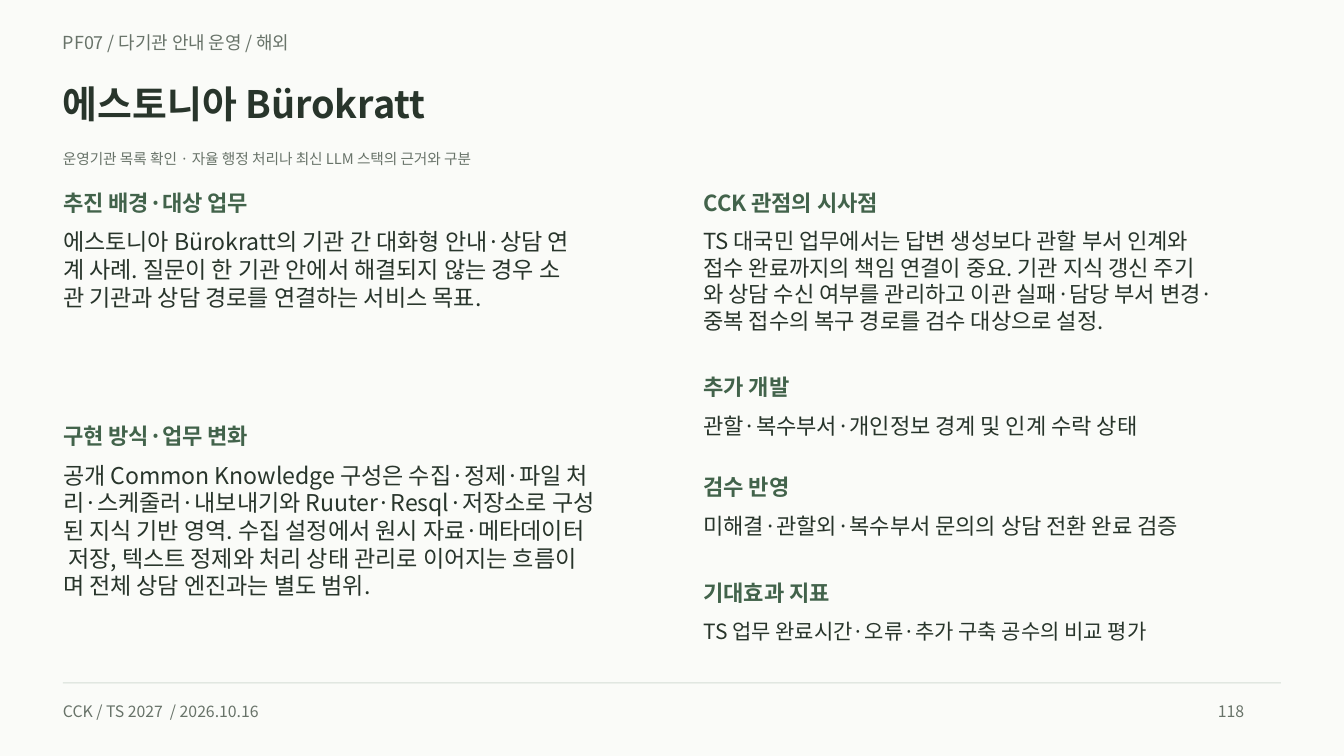
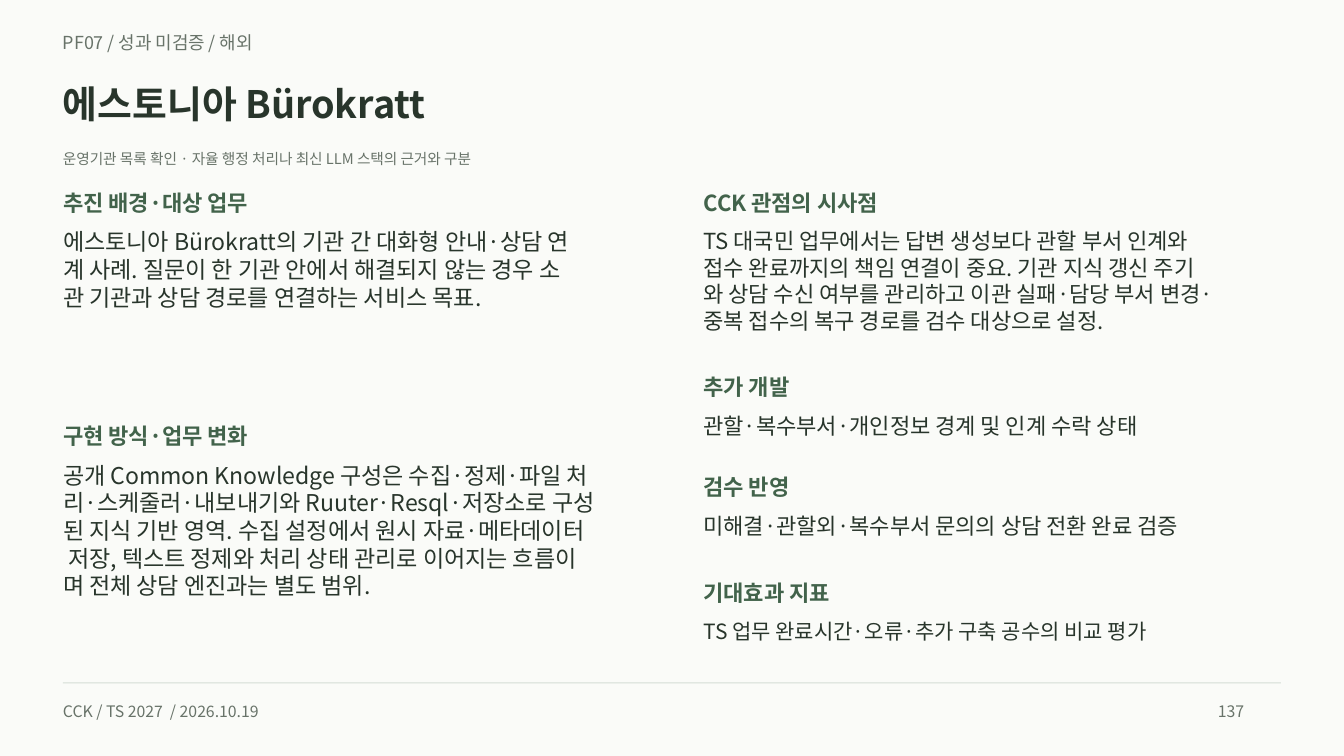
Before and after one commit to heen1987-ops/TS-business-Plan-001, a slide deck: slide 137 of public/downloads/ts-platform-casebook.pptx (slide 118 before the commit). Drawn at 1344x756 pixels with LibreOffice and Linux fonts; fonts in the diff are those of the drawing. Boxes give left, top, right and bottom in pixels: in the first picture for what was removed or moved away, otherwise in the second. Text is boxed around its words. In the diff, an @@ line names an element or a change of style, - is before the commit and + after.

```diff
--- a/public/downloads/ts-platform-casebook.pptx
+++ b/public/downloads/ts-platform-casebook.pptx
@@ text at bbox=[63, 34, 253, 51]: text changed @@
-PF07 / 다기관 안내 운영 / 해외
+PF07 / 성과 미검증 / 해외
@@ text at bbox=[63, 705, 259, 717]: text changed @@
-CCK / TS 2027 / 2026.10.16
+CCK / TS 2027 / 2026.10.19
@@ text at bbox=[1218, 705, 1244, 717]: text changed @@
-118
+137
```
Also in this commit, not shown: 174 other slides changed, 31 slides added, 29 other files.
